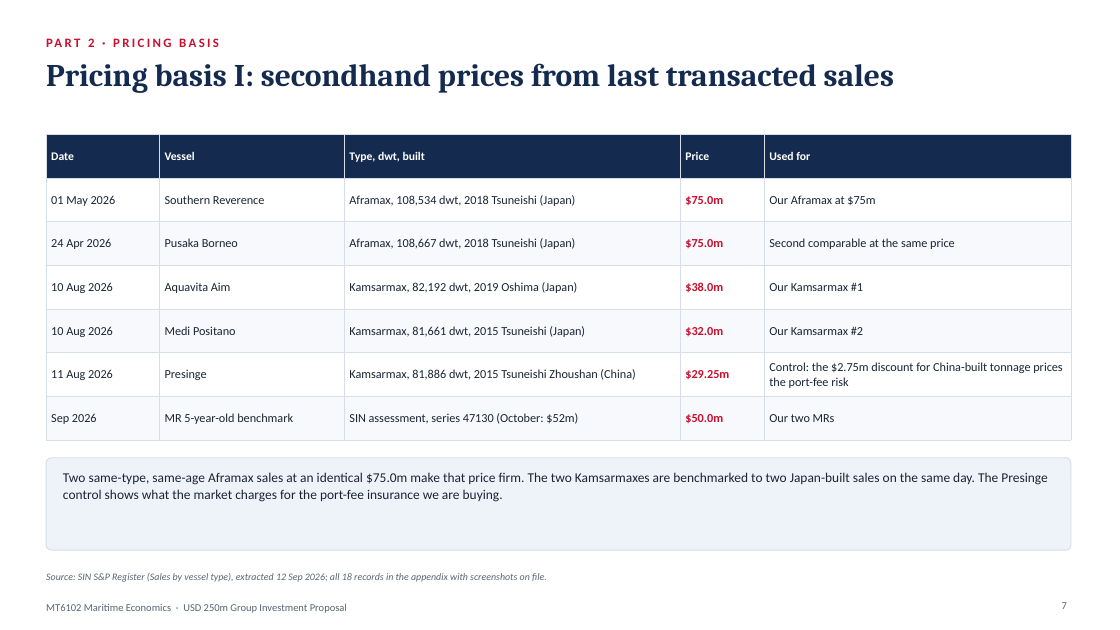
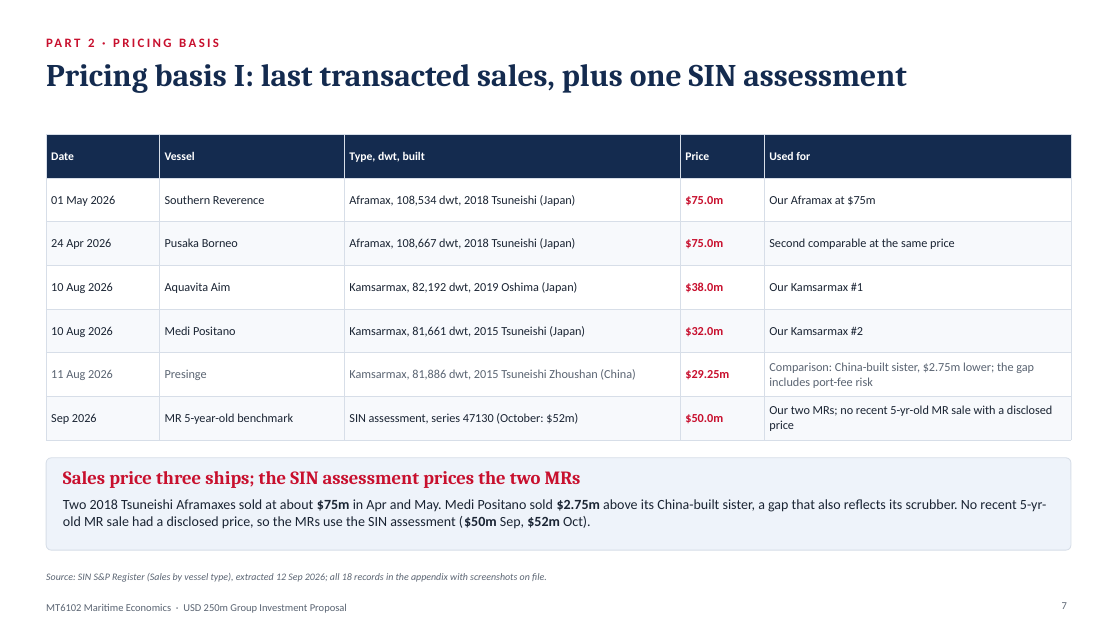
Before and after one commit to zhanmingliu2025-max/MT6102, a slide deck: slide 7 of MT6102_Group_Presentation.pptx. Drawn at 1120x630 pixels with LibreOffice and Linux fonts; fonts in the diff are those of the drawing. Boxes give left, top, right and bottom in pixels: in the first picture for what was removed or moved away, otherwise in the second. Text is boxed around its words. In the diff, an @@ line names an element or a change of style, - is before the commit and + after.

```diff
--- a/MT6102_Group_Presentation.pptx
+++ b/MT6102_Group_Presentation.pptx
@@ text at <box>46,64,906,93</box>: text changed @@
-Pricing basis I: secondhand prices from last transacted sales
+Pricing basis I: last transacted sales, plus one SIN assessment
@@ table at <box>46,134,1071,440</box> @@
-row 6, column 5: Control: the $2.75m discount for China-built tonnage prices the port-fee risk
+row 6, column 5: Comparison: China-built sister, $2.75m lower; the gap includes port-fee risk
-row 7, column 5: Our two MRs
+row 7, column 5: Our two MRs; no recent 5-yr-old MR sale with a disclosed price
@@ text colour #1A2433 to #5A6472 in "11 Aug 2026", "Presinge", "Kamsarmax, 81,886 dwt, 2015 Tsuneishi Zhoushan (China)" @@
@@ text added at <box>63,471,581,488</box>, 16 pt, text #C8102E, bold @@
+Sales price three ships; the SIN assessment prices the two MRs
@@ text at <box>63,499,1046,529</box>: text changed; size 11.5 to 12 pt @@
-Two same-type, same-age Aframax sales at an identical $75.0m make that price firm. The two Kamsarmaxes are benchmarked to two Japan-built sales on the same day. The Presinge control shows what the market charges for the port-fee insurance we are buying.
+Two 2018 Tsuneishi Aframaxes sold at about $75m in Apr and May. Medi Positano sold $2.75m above its China-built sister, a gap that also reflects its scrubber. No recent 5-yr-old MR sale had a disclosed price, so the MRs use the SIN assessment ($50m Sep, $52m Oct).
```
Also in this commit, not shown: 11 other slides changed, 12 other files.
